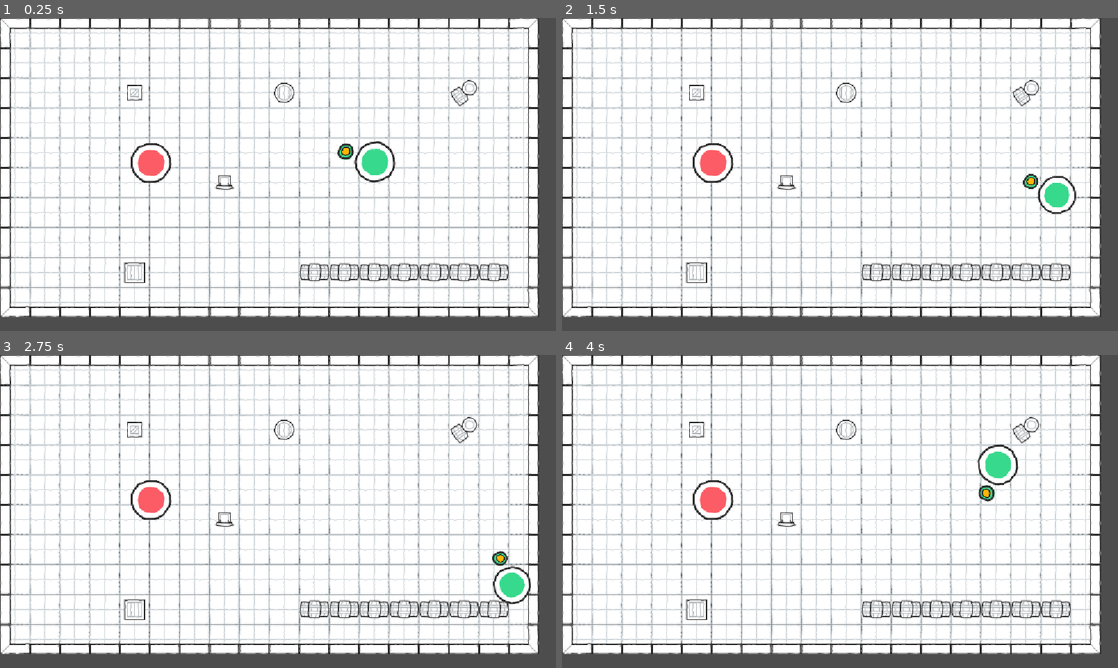
Above: before the commit, frames 1-4 (two rows, left to right).
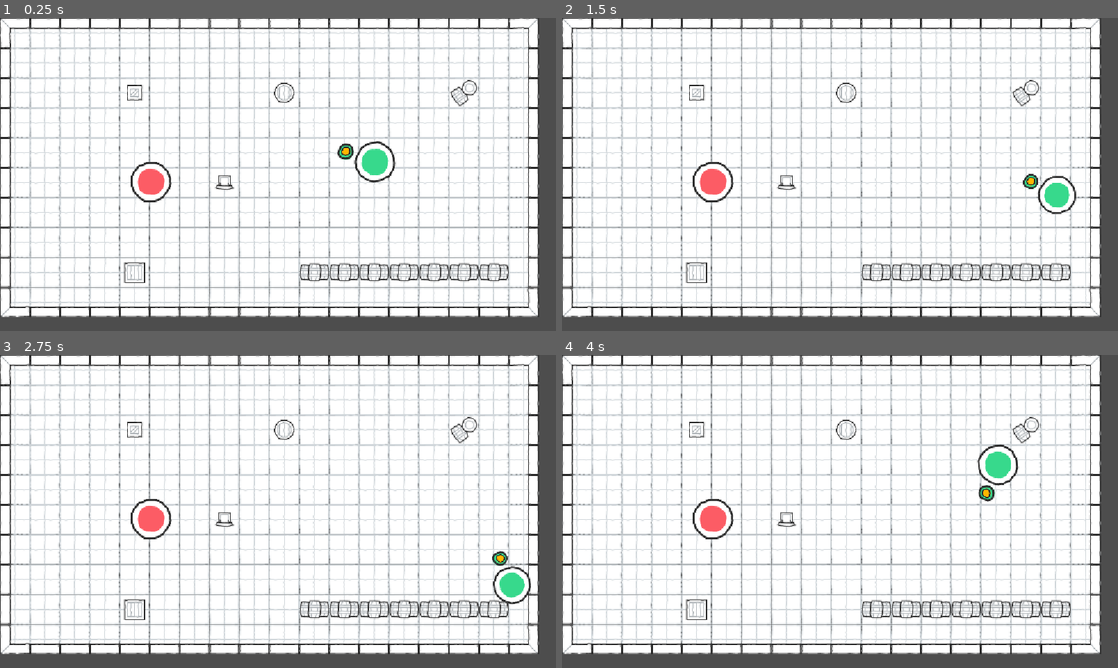
Above: after the commit, the same moments.

Repository: Frickerson/Brackeys_2026.2
Game: Godot game, scene res://Game/Levels/BasicLevel.tscn
Two runs of this game, one before a commit and one after it. Both use one fixed random seed, a clock stepped at 60 frames per second and the inputs below.
Inputs (mouse positions are in pixels of both pictures, inside the frame that each line leads up to):
- Up to frame 1 (0.25 s): no input
- Up to frame 2 (1.5 s): tap Enter at 0.5 s; move the mouse to (962, 158) at 0.52 s; hold D (Player_Move_Right) 0.53-1.28 s; click (962, 158) at 0.67 s; move the mouse to (728, 190) at 1.27 s; hold S (Player_Move_Down) from 1.28 s (still down)
- Up to frame 3 (2.75 s): move the mouse to (333, 442) at 2.02 s; release S (Player_Move_Down) at 2.03 s; hold D (Player_Move_Right) from 2.03 s (still down)
- Up to frame 4 (4 s): move the mouse to (812, 574) at 2.77 s; release D (Player_Move_Right) at 2.78 s; hold W (Player_Move_Up) 2.78-3.53 s; click (812, 574) at 2.92 s; move the mouse to (1006, 558) at 3.52 s; hold A (Player_Move_Left) from 3.53 s (still down)

The runs differ from the first frame. In frame 1, 0.9% of the frame differs, in the area x 23-31%, y 40-59%; in frame 2, 0.9%; in frame 3, 0.9%; in frame 4, 0.9%.

Commit message:
Add enemy nav

Diff:
--- a/Game/Levels/BasicLevel.tscn
+++ b/Game/Levels/BasicLevel.tscn
@@ -2,6 +2,7 @@
 
 [ext_resource type="PackedScene" uid="uid://dprglki4vqowe" path="res://Game/Objects/Player/Player.tscn" id="1_6sy8i"]
 [ext_resource type="TileSet" uid="uid://75h2q4bwmh6i" path="res://Game/Assets/Tilesets/DrawnLevelTileset.tres" id="1_oe62m"]
+[ext_resource type="Script" uid="uid://bpl5ndu3v4e3c" path="res://Game/Assets/Tilesets/Background.gd" id="2_7yx1v"]
 [ext_resource type="PackedScene" uid="uid://cmya67a02jmjj" path="res://Game/Objects/Enemy/Enemy.tscn" id="2_thqke"]
 
 [node name="Node2D" type="Node2D" unique_id=1310273676]
@@ -11,6 +12,7 @@
 [node name="Background" type="TileMapLayer" parent="Terrain" unique_id=1521443357]
 tile_map_data = PackedByteArray("AAAAAAAAAAACAAAAAAABAAAAAAADAAAAAAACAAAAAAADAAAAAAADAAAAAAADAAAAAAAEAAAAAAADAAAAAAAFAA …(2800 unchanged characters)…
 tile_set = ExtResource("1_oe62m")
+script = ExtResource("2_7yx1v")
 
 [node name="Foreground" type="TileMapLayer" parent="Terrain" unique_id=1150154649]
 tile_map_data = PackedByteArray("AAAKAAgAAQAMAAMAAAALAAgAAQAMAAMAAAAMAAgAAQAMAAMAAAANAAgAAQAMAAMAAAAOAAgAAQAMAAMAAAAPAAgAAQAMAAMAAAAQAAgAAQAMAAMAAAAHAAUAAQANAAEAAAAJAAIAAQAKAAcAAAAEAAIAAQAMAAAAAAAEAAgAAQAKAAYAAAAPAAIAAQAMAAIAAAA=")
@@ -18,9 +20,6 @@
 
 [node name="Player" parent="." unique_id=1713415423 instance=ExtResource("1_6sy8i")]
 position = Vector2(776, 299)
-AttackSpeed = null
-BobSpeed = null
-BobDifference = null
 
 [node name="Enemy" parent="." unique_id=840740489 instance=ExtResource("2_thqke")]
-position = Vector2(313, 300)
+position = Vector2(313, 339)
--- a/Game/Objects/Enemy/Enemy.gd
+++ b/Game/Objects/Enemy/Enemy.gd
@@ -2,5 +2,14 @@
 
 class_name Enemy
 
+@onready var NavigationAgent : NavigationAgent2D = $NavigationAgent2D
+
+func _ready() -> void:
+	NavigationAgent.target_position = global_position + Vector2(300.0, 0.0)
+
+func _physics_process(delta: float) -> void:
+	var velocity = global_position.direction_to(NavigationAgent.get_next_path_position()) * 200.0
+	position += velocity * delta
+
 func _take_damage(damage : float) -> void:
 	queue_free()
--- a/Game/Objects/Enemy/Enemy.tscn
+++ b/Game/Objects/Enemy/Enemy.tscn
@@ -16,3 +16,7 @@
 [node name="CollisionShape2D" type="CollisionShape2D" parent="." unique_id=816673183]
 position = Vector2(1, 0)
 shape = SubResource("CircleShape2D_bu7o8")
+
+[node name="NavigationAgent2D" type="NavigationAgent2D" parent="." unique_id=47733685]
+avoidance_enabled = true
+debug_enabled = true
